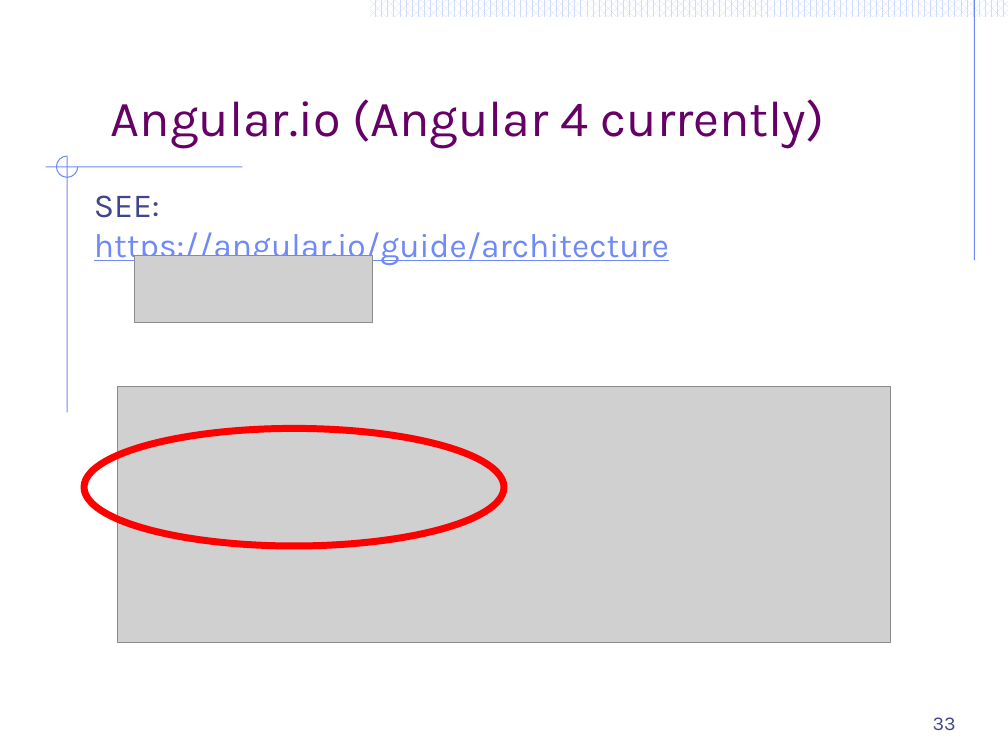
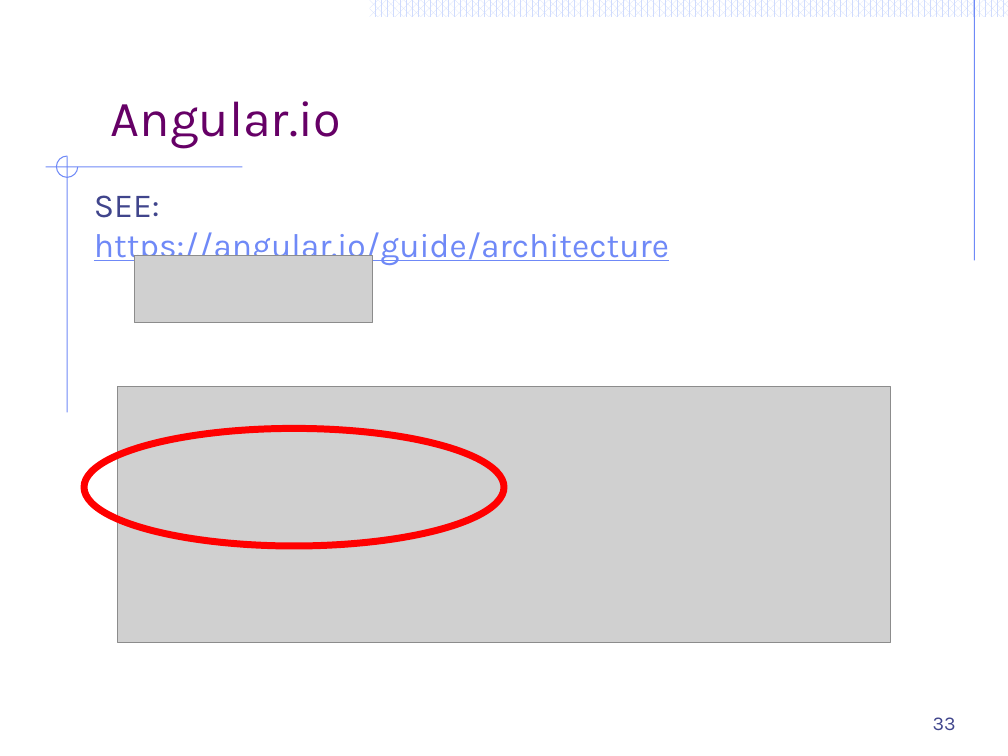
Before and after one commit to ArchitectingSoftware/CS575-SoftwareDesign, a slide deck: slide 33 of Lectures/M4-ModernWeb.pptx. Drawn at 1008x756 pixels with LibreOffice and Linux fonts; fonts in the diff are those of the drawing; grey boxes stand for pictures. Boxes give left, top, right and bottom in pixels: in the first picture for what was removed or moved away, otherwise in the second. Text is boxed around its words. In the diff, an @@ line names an element or a change of style, - is before the commit and + after.

```diff
--- a/Lectures/M4-ModernWeb.pptx
+++ b/Lectures/M4-ModernWeb.pptx
@@ title at (111,101,341,148): text changed @@
-Angular.io (Angular 4 currently)
+Angular.io
```
Also in this commit, not shown: 7 other slides changed, 1 slide added, 1 other file.
